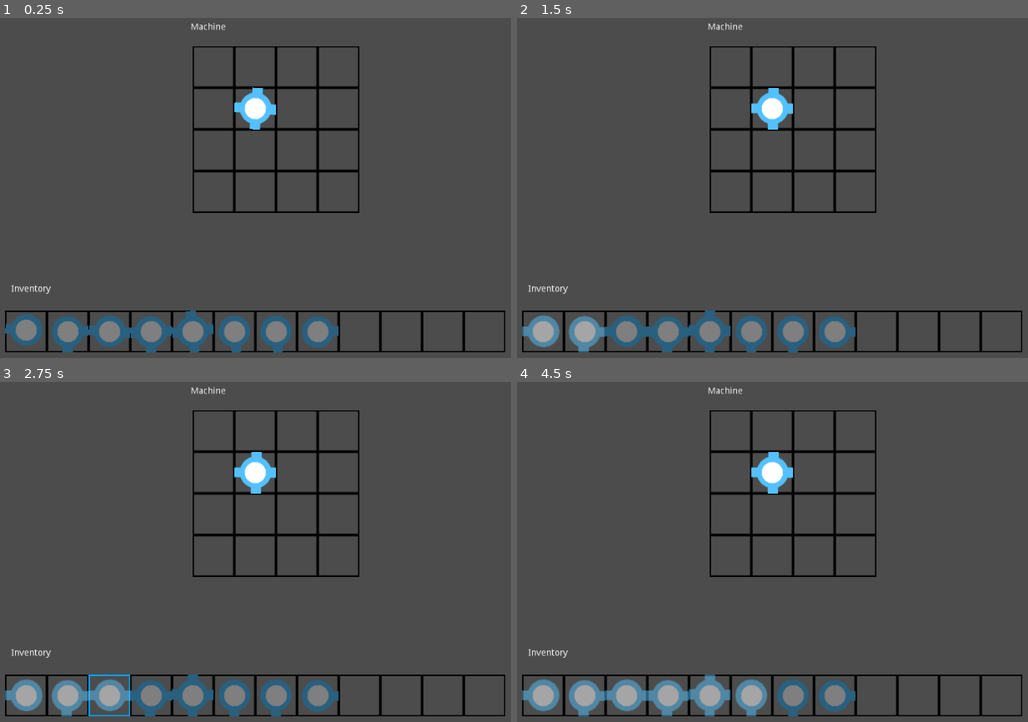
Above: before the commit, frames 1-4 (two rows, left to right).
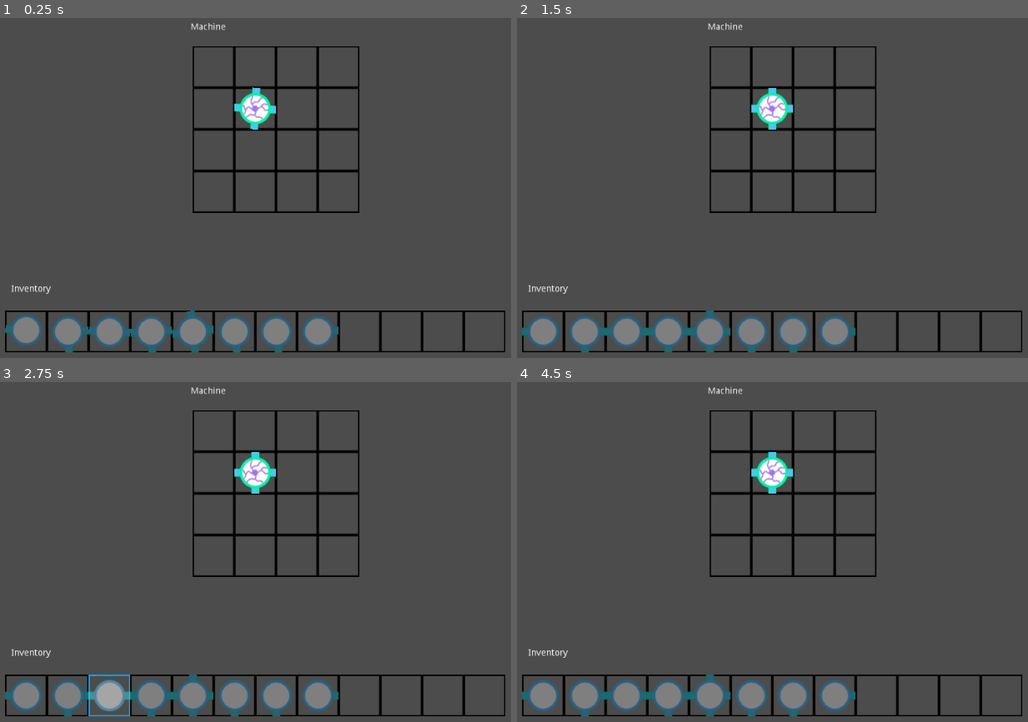
Above: after the commit, the same moments.

Repository: textrivers/the-holographic-wrench
Game: Godot game, scene res://scenes/Test_Node.tscn
Same seed, same stepped clock (60 frames per second), same inputs: the game is played once before the commit and once after it. This scene is started directly instead of the project's main scene.
Inputs (mouse positions are in pixels of both pictures, inside the frame that each line leads up to):
- Up to frame 1 (0.25 s): no input
- Up to frame 2 (1.5 s): tap Enter at 0.5 s; move the mouse to (542, 330) at 0.52 s; press the mouse at (542, 330) at 0.53 s; hold D (move_right) 0.53-1.28 s; tap Space (jump) at 0.77, 1.25 s; move the mouse to (583, 330) at 1.27 s; release the mouse at (583, 330) at 1.28 s; hold S (move_down) from 1.28 s (still down); click (583, 330) at 1.35 s
- Up to frame 3 (2.75 s): tap Space (jump) at 1.52 s; tap Enter at 2 s; move the mouse to (107, 694) at 2.02 s; release S (move_down) at 2.03 s; press the mouse at (107, 694) at 2.03 s; hold D (move_right) from 2.03 s (still down)
- Up to frame 4 (4.5 s): tap Space (jump) at 2.75, 3.02, 3.77, 4.25 s; move the mouse to (670, 694) at 2.77 s; release D (move_right) at 2.78 s; release the mouse at (670, 694) at 2.78 s; hold W (move_up) 2.78-3.53 s; click (670, 694) at 2.85 s; tap Enter at 3.5 s; move the mouse to (711, 694) at 3.52 s; press the mouse at (711, 694) at 3.53 s; hold A (move_left) from 3.53 s (still down); move the mouse to (752, 694) at 4.27 s; release the mouse at (752, 694) at 4.28 s; click (752, 694) at 4.35 s

The runs differ from the first frame. In frame 1, 1.7% of the frame differs, in the area x 0-67%, y 20-99%; in frame 2, 2.4%; in frame 3, 2.4%; in frame 4, 3.8%.

Commit message:
more fixes to connectivity, almost there
improved sprites

Diff:
--- a/scenes/Item_Inv_3.tscn
+++ b/scenes/Item_Inv_3.tscn
@@ -10,7 +10,6 @@
 "item",
 ]]
 script = ExtResource( 1 )
-connectors = [ 1, 1, 1, 0 ]
 
 [node name="CollisionShape2D" type="CollisionShape2D" parent="."]
 shape = SubResource( 1 )
--- a/scenes/Test_Node.tscn
+++ b/scenes/Test_Node.tscn
@@ -7,6 +7,7 @@
 [ext_resource path="res://scenes/Item_Inv_4.tscn" type="PackedScene" id=5]
 [ext_resource path="res://scenes/Item_Inv_2a.tscn" type="PackedScene" id=6]
 [ext_resource path="res://scripts/Machine_Grid.gd" type="Script" id=7]
+[ext_resource path="res://assets/item_source.png" type="Texture" id=8]
 
 [node name="Node" type="Node"]
 
@@ -156,6 +157,11 @@
 input_pickable = false
 lit = true
 
+[node name="Sprite" parent="Machine_Grid/BoxArea2D7/Item_Inv_4" index="1"]
+texture = ExtResource( 8 )
+
 [node name="BoxArea2D8" parent="Machine_Grid" instance=ExtResource( 2 )]
 position = Vector2( -0.0486069, 63.968 )
 machine_box = true
+
+[editable path="Machine_Grid/BoxArea2D7/Item_Inv_4"]
--- a/scripts/Item_Inv.gd
+++ b/scripts/Item_Inv.gd
@@ -111,8 +111,8 @@
 						child.drop_target = parent
 						child.update_my_grid_pos()
 						if parent.machine_box == true:
+							child.break_connectivity()
 							child.make_connectivity()
-
 
 				## item drop
 				## transitional necessary bc Area2D exit signal on reparent
@@ -128,6 +128,8 @@
 			update_my_grid_pos()
 			if parent.machine_box == true:
 				make_connectivity()
+			else:
+				$Sprite.modulate = Color(0.5, 0.5, 0.5, 1)
 
 	## AS YOU WERE ----------------------------------------------
 	else:
@@ -232,10 +234,9 @@
 		lit = false
 		$Sprite.modulate = Color(0.5, 0.5, 0.5, 1)
 		for item in downstream_neighbors:
-			item.make_connectivity()
+			item.break_connectivity()
 		downstream_neighbors.clear()
 		upstream_neighbor = null
-
 
 func update_my_grid_pos():
 		my_grid_pos.x = abs(int(round(parent.position.x / 64)))
@@ -250,13 +251,3 @@
 	target_rot += 90
 	connectors.push_front(connectors.back())
 	connectors.pop_back()
-
-func propagate_connectivity():
-	for neighbor in downstream_neighbors:
-		neighbor.lit = lit
-		if lit == true:
-			neighbor.get_node("Sprite").modulate = Color(1, 1, 1, 1)
-		else:
-			neighbor.get_node("Sprite").modulate = Color(0.5, 0.5, 0.5, 1)
-			downstream_neighbors.erase(neighbor)
-		neighbor.propagate_connectivity()
Binary file changed: assets/item_connect_1.png
Binary file changed: assets/item_connect_2a.png
Binary file changed: assets/item_connect_2b.png
Binary file changed: assets/item_connect_3.png
Binary file changed: assets/item_connect_4.png
Binary file added: assets/item_source.png
Not shown, added: assets/item_source.png.import
Not shown: 1 places in scenes/Test_Node.tscn that only renumber resources
Not shown, changed: assets/item_connect.kra
Not shown, added: assets/item_connect.kra~
Not shown, added: assets/item_connect_1.png~
Not shown, added: assets/item_connect_2a.png~
(and 3 more such lines)
